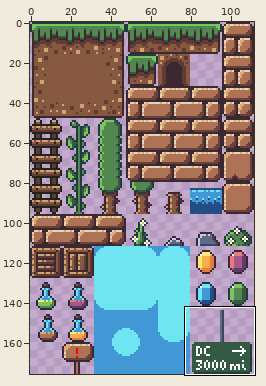
One commit to this sprite sheet: orig/nature-paltformer-tileset-16x16.png. The first picture is a wide view before the edit; the outline marks the close-up.
Close-up. Earlier state:
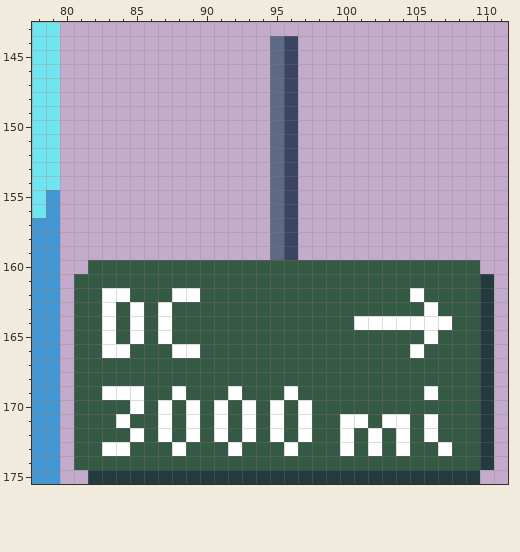
The file is 112x176 pixels. Shown: x 78..111, y 143..175.
Once edited:
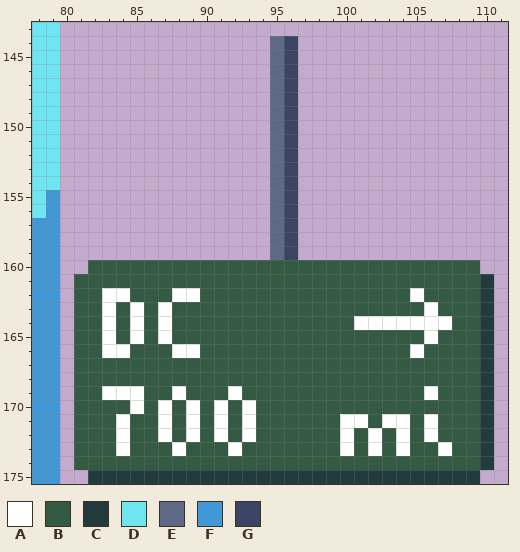
Palette (. is transparent): A #ffffff  B #345a44  C #223b3d  D #6fe5f2  E #5d6985  F #4198d5  G #3b4463
The exact change:
Colour A replaces colour B in row 172 at x 84.
Colour B replaces colour A in row 169 at x 96; in rows 170 to 171 at x 95 and 97; in row 172 at x 85, 95 and 97; in row 173 at x 83 and 96.
Where, in picture pixels (left, top, right, bottom), the same in both close-ups:
changed: (270, 386, 312, 456)
changed: (102, 428, 144, 456)
